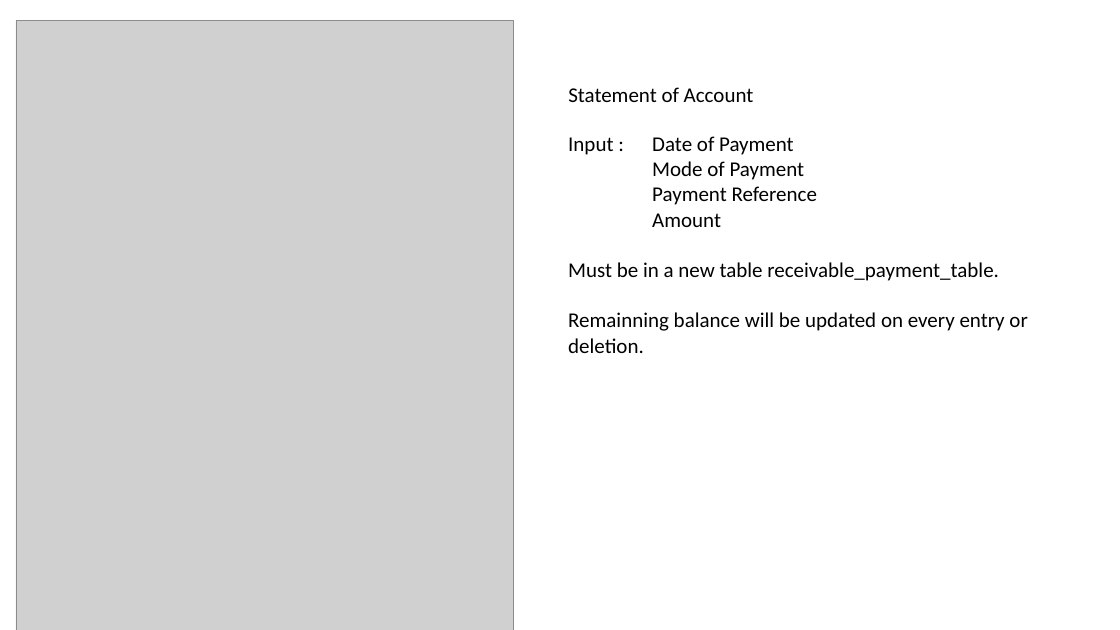
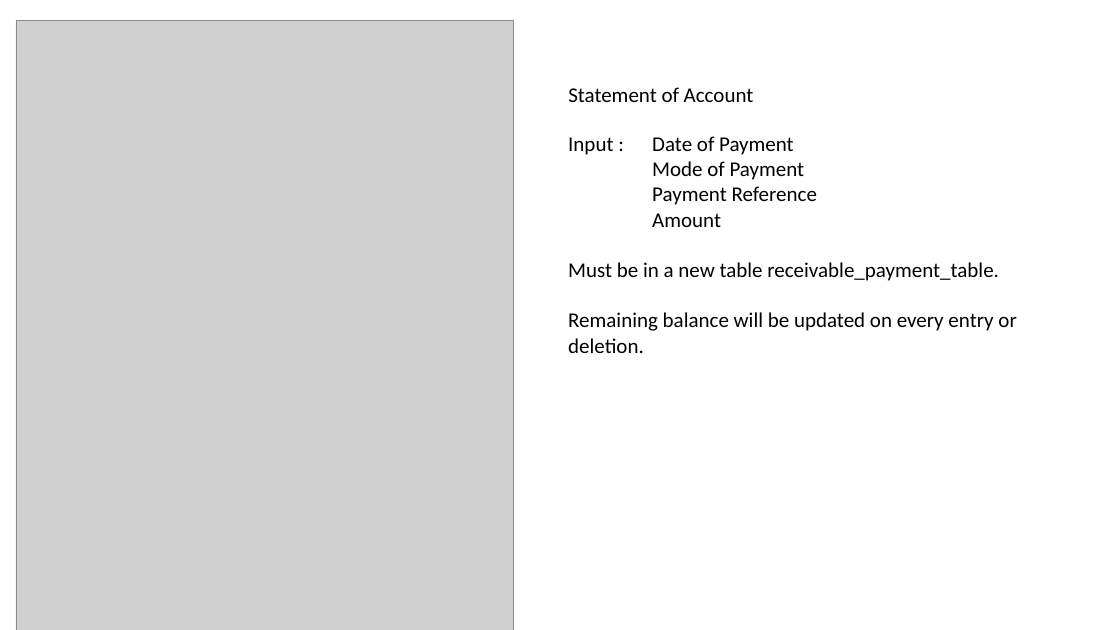
Before and after one commit to baluyotdaniloangelo/Teves_Billing_System, a slide deck: slide 2 of Documents/teves new input.pptx. Drawn at 1120x630 pixels with LibreOffice and Linux fonts; fonts in the diff are those of the drawing; grey boxes stand for pictures. Boxes give left, top, right and bottom in pixels: in the first picture for what was removed or moved away, otherwise in the second. Text is boxed around its words. In the diff, an @@ line names an element or a change of style, - is before the commit and + after.

```diff
--- a/Documents/teves new input.pptx
+++ b/Documents/teves new input.pptx
@@ text at (568, 312, 1016, 353): text changed @@
-Remainning balance will be updated on every entry or deletion.
+Remaining balance will be updated on every entry or deletion.
```
Also in this commit, not shown: 10 other files.
